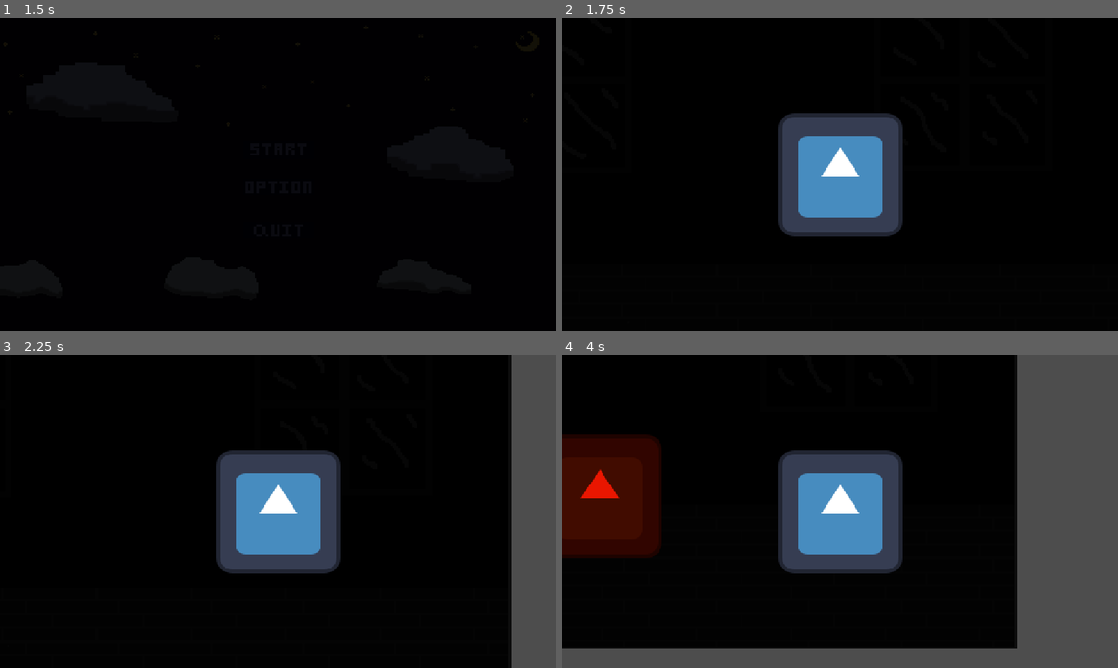
Above: before the commit, frames 1-4 (two rows, left to right).
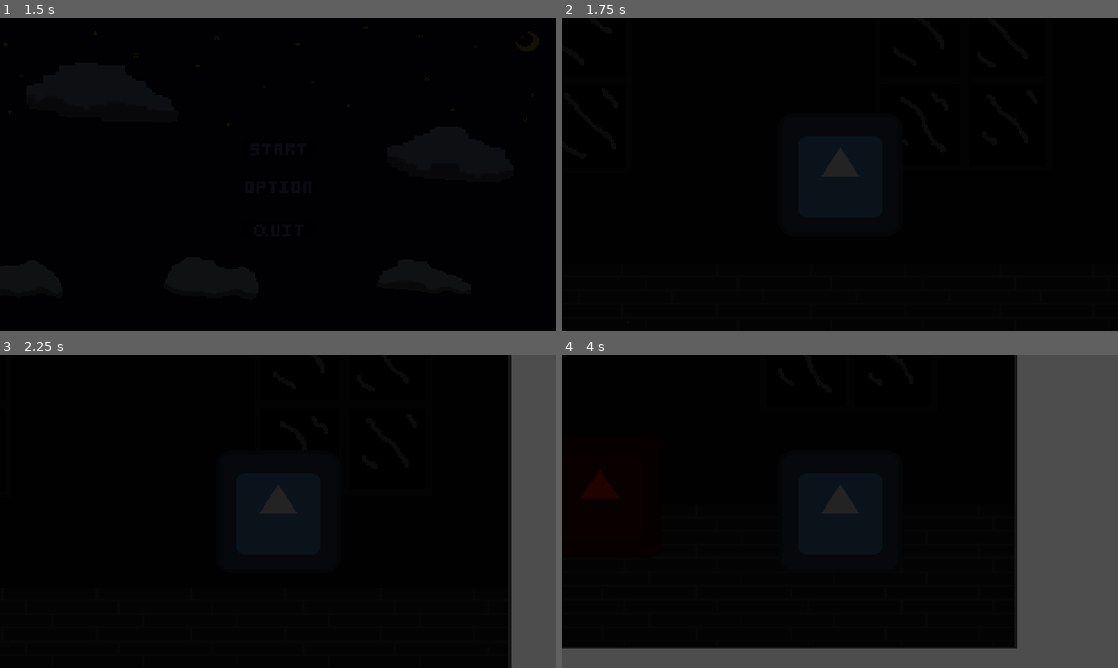
Above: after the commit, the same moments.

Repository: Menamejeff34/GameJam1
Game: Godot game, scene res://Scenes/TitleScreen/TitleScreen.tscn
Two runs of this game, one before a commit and one after it. Both use one fixed random seed, a clock stepped at 60 frames per second and the inputs below. The engine's default icon, where the game draws it, is replaced by a stand-in: a white triangle on a blue panel in a dark square.
Inputs (mouse positions are in pixels of both pictures, inside the frame that each line leads up to):
- Up to frame 1 (1.5 s): click (278, 149) at 0.5 s; click (278, 149) at 1.25 s
- Up to frame 2 (1.75 s): no input
- Up to frame 3 (2.25 s): tap Enter at 2 s; move the mouse to (400, 495) at 2.02 s; hold D (Right) from 2.03 s (still down); tap O at 2.1 s; click (400, 495) at 2.17 s
- Up to frame 4 (4 s): tap Space (Jump) at 2.27 s; release D (Right) at 2.75 s; drag from (728, 527) to (812, 574) at 2.77 s; move the mouse to (895, 442) at 3.52 s; hold A (Left) from 3.53 s (still down); tap Shift at 3.6 s

Frame 1 is identical in both runs. In frame 2, 8.7% of the frame differs, in the area x 38-62%, y 30-70%; in frame 3, 8.7%; in frame 4, 16%, in the area x 0-62%, y 25-70%.

Commit message:
Added TitleScreen music

Diff:
--- a/nsjs/Scenes/DebugRoom/debug_room.tscn
+++ b/nsjs/Scenes/DebugRoom/debug_room.tscn
@@ -14,12 +14,10 @@
 [node name="DebugRoom" type="Node2D"]
 
 [node name="DebugRoomSprite" type="Sprite2D" parent="."]
-modulate = Color(0.0768359, 0.0768358, 0.0768357, 1)
 position = Vector2(-284, -256)
 texture = ExtResource("1_otl0v")
 
 [node name="DebugRoomSprite2" type="Sprite2D" parent="."]
-modulate = Color(0.078815, 0.078815, 0.078815, 1)
 position = Vector2(511, -256)
 texture = ExtResource("1_otl0v")
 
@@ -60,3 +58,8 @@
 
 [node name="flashlight" parent="." instance=ExtResource("4_ct5aw")]
 position = Vector2(1109, -81)
+
+[node name="DirectionalLight2D" type="DirectionalLight2D" parent="."]
+modulate = Color(0, 0, 0, 1)
+color = Color(0.136826, 0.136826, 0.136826, 1)
+blend_mode = 2
--- a/nsjs/Scenes/Player/player.tscn
+++ b/nsjs/Scenes/Player/player.tscn
@@ -41,7 +41,6 @@
 [node name="flashlight" type="PointLight2D" parent="FlashSprite"]
 position = Vector2(340, -2.03451e-05)
 rotation = 1.5708
-energy = 7.0
 shadow_enabled = true
 texture = ExtResource("3_xpcdj")
 offset = Vector2(0, -135)
--- a/nsjs/Scenes/TitleScreen/TitleScreen.tscn
+++ b/nsjs/Scenes/TitleScreen/TitleScreen.tscn
@@ -9,6 +9,7 @@
 [ext_resource type="Texture2D" uid="uid://caswuoyeca58p" path="res://Scenes/TitleScreen/cloud3.png" id="6_wgw8k"]
 [ext_resource type="Texture2D" uid="uid://bilrhrugbfxat" path="res://Scenes/TitleScreen/OptionButton1.png" id="7_44kja"]
 [ext_resource type="Texture2D" uid="uid://di4i35nfvbnkk" path="res://Scenes/TitleScreen/QuitButton1.png" id="8_tgnp7"]
+[ext_resource type="AudioStream" uid="uid://ctin51kmtbvjh" path="res://Scenes/TitleScreen/titlescreen_music.wav" id="10_tgnp7"]
 
 [sub_resource type="Animation" id="Animation_4lqrc"]
 resource_name = "Fade In"
@@ -146,5 +147,10 @@
 scale = Vector2(11.1719, 6.29688)
 texture = ExtResource("1_f6ya5")
 
+[node name="BGM" type="AudioStreamPlayer2D" parent="."]
+position = Vector2(576, 330)
+stream = ExtResource("10_tgnp7")
+autoplay = true
+
 [connection signal="pressed" from="Control/VBoxContainer/Start Button" to="." method="_on_start_button_pressed"]
 [connection signal="pressed" from="Control/VBoxContainer/Quit Button" to="." method="_on_quit_button_pressed"]
Not shown: 1 places in nsjs/Scenes/TitleScreen/TitleScreen.tscn that only renumber resources
Not shown, added: nsjs/Scenes/TitleScreen/titlescreen_music.wav.import
Not shown, added: nsjs/Scenes/TitleScreen/titlescreen_music.wav
